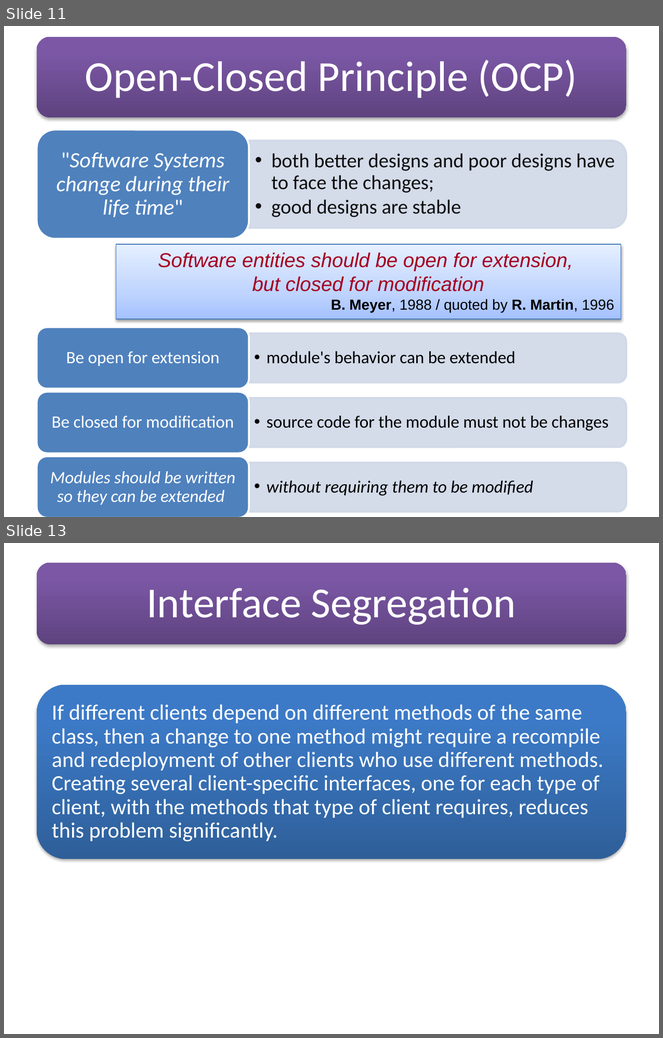
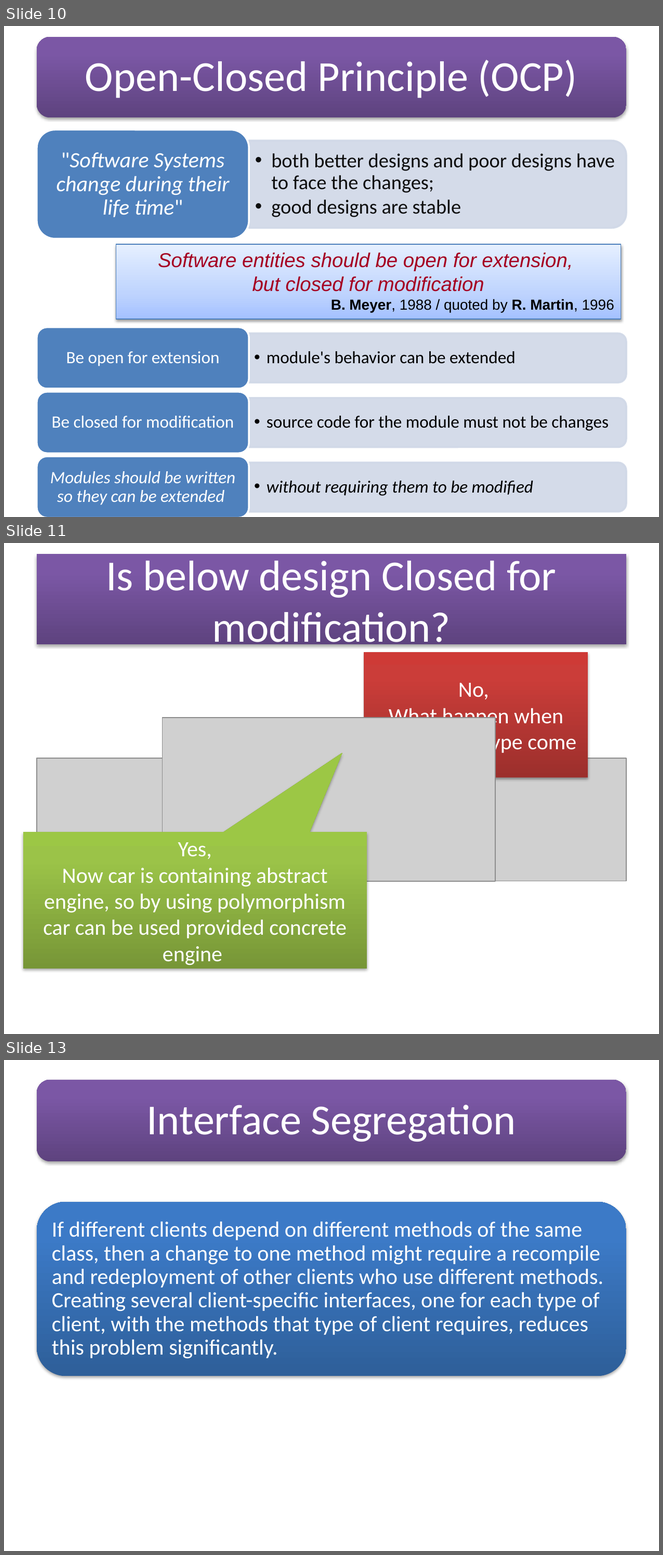
Before and after one commit to soyebparvez/DesignPatternData, a slide deck: Design Principle.pptx. Shown one above the other, each under a label of ours: slides 11 and 13 before the commit, slides 10, 11 and 13 after it; the slides between them are not shown. The pictures are 663x1038 and 663x1555 pixels, drawn with LibreOffice and Linux fonts; fonts in the diff are those of the drawing; grey boxes stand for pictures. Boxes give left, top, right and bottom in pixels: in the first picture for what was removed or moved away, otherwise in the second. Text is boxed around its words. In the diff, an @@ line names an element or a change of style, - is before the commit and + after.

```diff
--- a/Design Principle.pptx
+++ b/Design Principle.pptx
@@ slide 11 added at <box>4,543,659,1034</box>, background #FFFFFF @@
@@ title added at <box>37,554,626,644</box>, fill gradient #5F4480 to #7B58A6 to #7C57A8, 47 pt, text #FFFFFF @@
+Is below design Closed for modification?
@@ speech box added at <box>364,652,588,778</box>, fill gradient #9C2F2D to #CB3E3A to #CE3B37, 24 pt, text #FFFFFF @@
+No,
+What happen when new engine type come
@@ picture added at <box>163,718,495,882</box> @@
@@ picture added at <box>37,759,626,882</box> @@
@@ speech box added at <box>23,833,367,969</box>, fill gradient #779737 to #9BC348 to #9DC746, 24 pt, text #FFFFFF @@
+Yes,
+Now car is containing abstract engine, so by using polymorphism car can be used provided concrete engine
@@ what was slide 11 is now slide 10 @@
```
Also in this commit, not shown: 3 slides changed, 2 other slides added, 4 slides removed.
